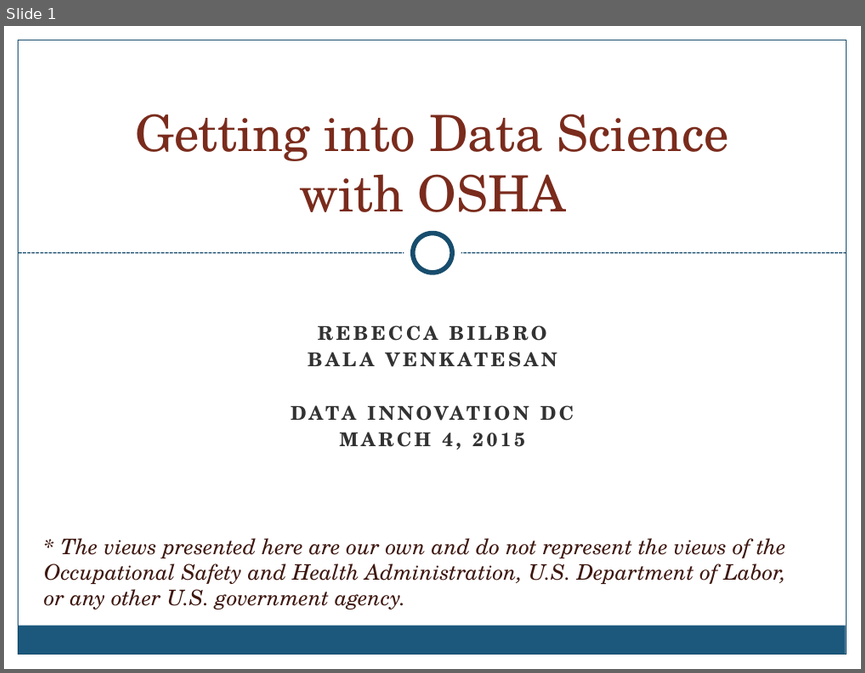
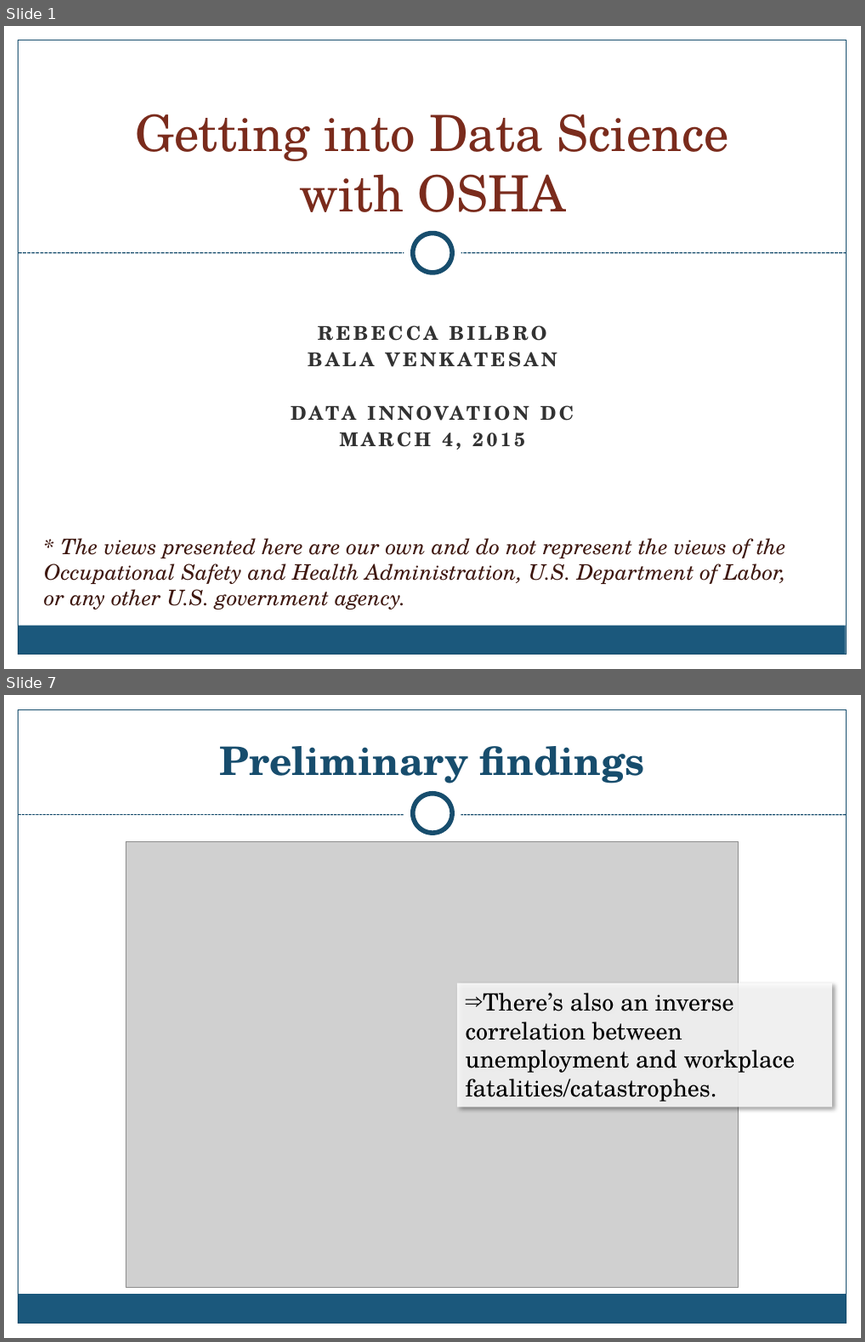
Before and after one commit to OSHADataDoor/OshaScrapy, a slide deck: presentation/DIDCtalk.pptx. Shown one above the other, each under a label of ours: slide 1 before the commit, slides 1 and 7 after it; the slides between them are not shown. The pictures are 865x673 and 865x1342 pixels, drawn with LibreOffice and Linux fonts; fonts in the diff are those of the drawing; grey boxes stand for pictures; background and template pictures are left out. Boxes give left, top, right and bottom in pixels: in the first picture for what was removed or moved away, otherwise in the second. Text is boxed around its words. In the diff, an @@ line names an element or a change of style, - is before the commit and + after.

```diff
--- a/presentation/DIDCtalk.pptx
+++ b/presentation/DIDCtalk.pptx
@@ slide 7 added at (4,695,861,1338), background picture (left out); not listed: 4 template elements that a slide beside it also shows @@
@@ rectangle added at (4,695,861,825), fill #FFFFFF @@
@@ title added at (219,746,645,783), 33 pt, text #184E6D, bold @@
+Preliminary findings
@@ ellipse added at (404,785,461,842), fill #FFFFFF @@
@@ ellipse added at (413,794,452,833), fill #FFFFFF, outline #184E6D 4 pt @@
@@ line added from (18, 815) to (846, 815), #184E6D 0.75 pt dashed @@
@@ picture added at (126,841,738,1287) @@
@@ rectangle added at (457,983,833,1107), fill #FFFFFF at 85% opacity, 20 pt, text #000000 @@
+⇒ There’s also an inverse correlation between unemployment and workplace fatalities/catastrophes.
```
Also in this commit, not shown: 9 slides changed, 2 other slides added, 2 slides removed, 1 other file.
